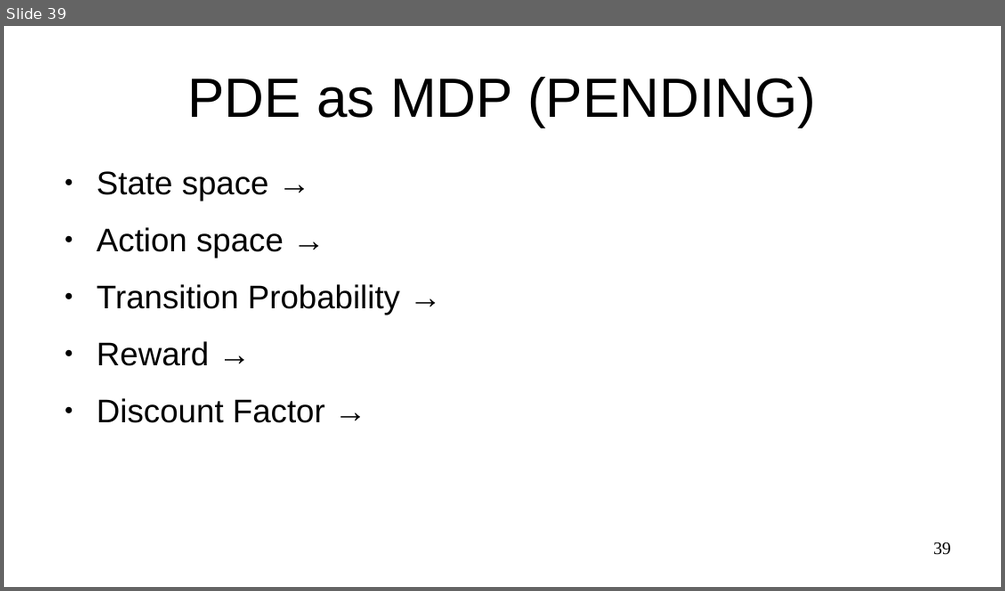
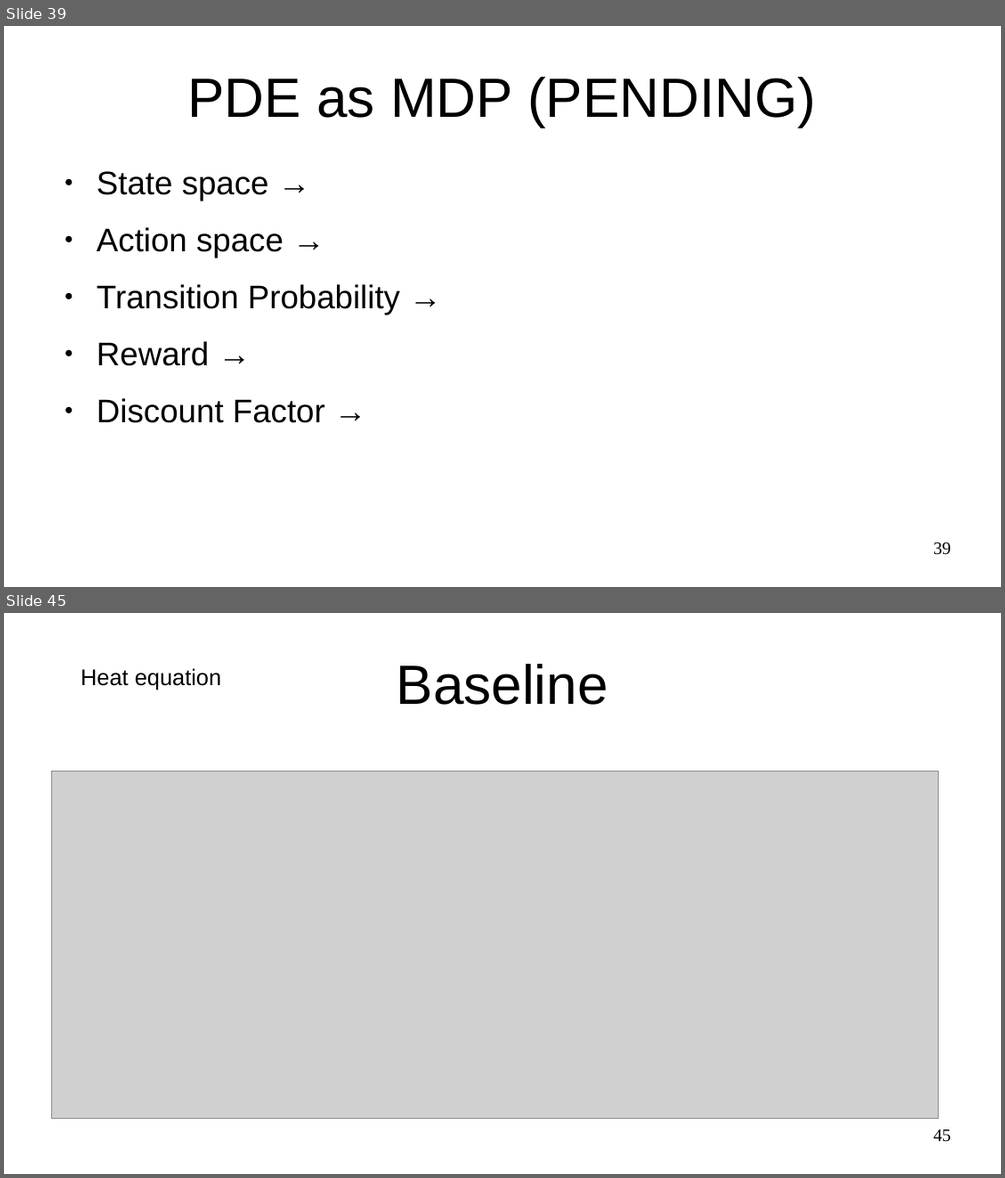
Before and after one commit to ajrox090/PhysicsGym, a slide deck: presentation/presentation.odp. Shown one above the other, each under a label of ours: slide 39 before the commit, slides 39 and 45 after it; the slides between them are not shown. The pictures are 1005x591 and 1005x1178 pixels, drawn with LibreOffice and Linux fonts; fonts in the diff are those of the drawing; grey boxes stand for pictures. Boxes give left, top, right and bottom in pixels: in the first picture for what was removed or moved away, otherwise in the second. Text is boxed around its words. In the diff, an @@ line names an element or a change of style, - is before the commit and + after.

```diff
--- a/presentation/presentation.odp
+++ b/presentation/presentation.odp
@@ slide 45 added at (x1=4, y1=613, x2=1001, y2=1174), background #FFFFFF @@
@@ title added at (x1=396, y1=664, x2=608, y2=705), 44 pt, text #000000 @@
+Baseline
@@ text added at (x1=81, y1=668, x2=221, y2=690), 18 pt, text #000000 @@
+Heat equation
@@ picture added at (x1=52, y1=771, x2=938, y2=1118) @@
@@ page number added at (x1=933, y1=1129, x2=951, y2=1142), 14 pt, text #000000 @@
+45
```
Also in this commit, not shown: 11 other slides added.
